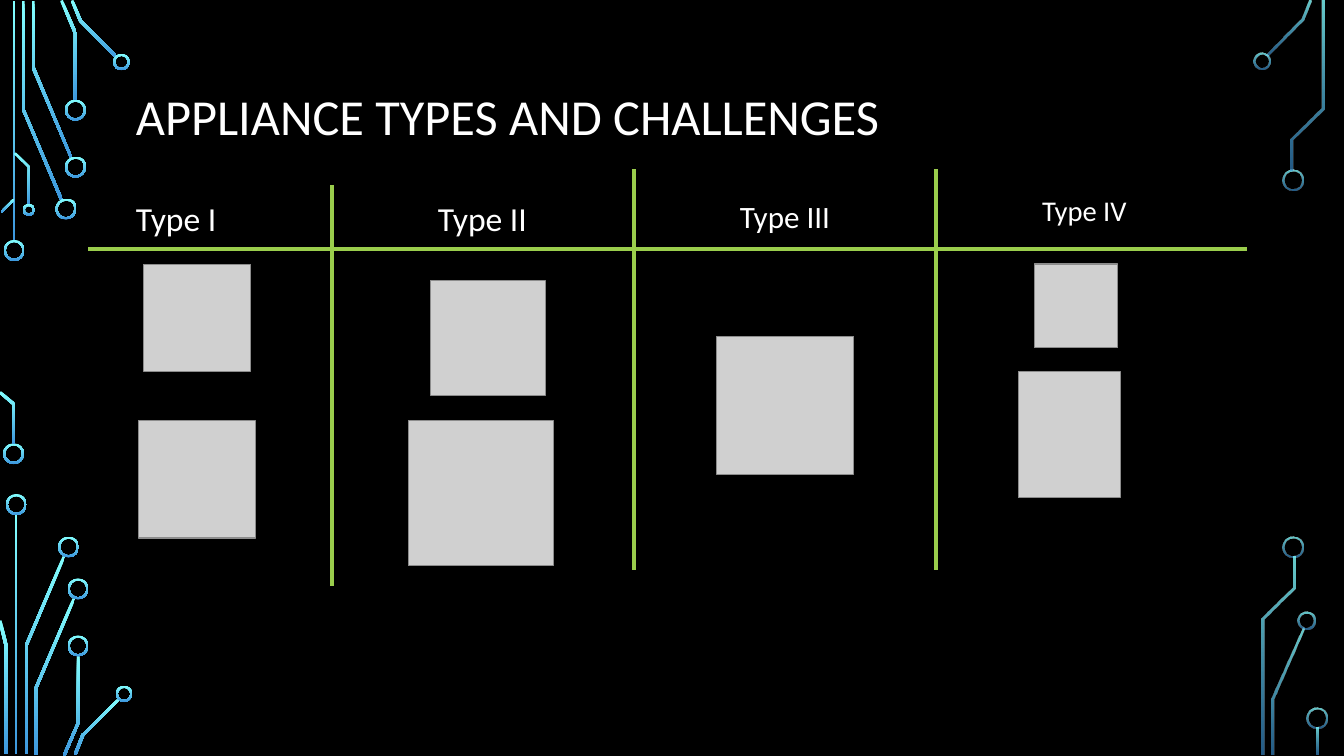
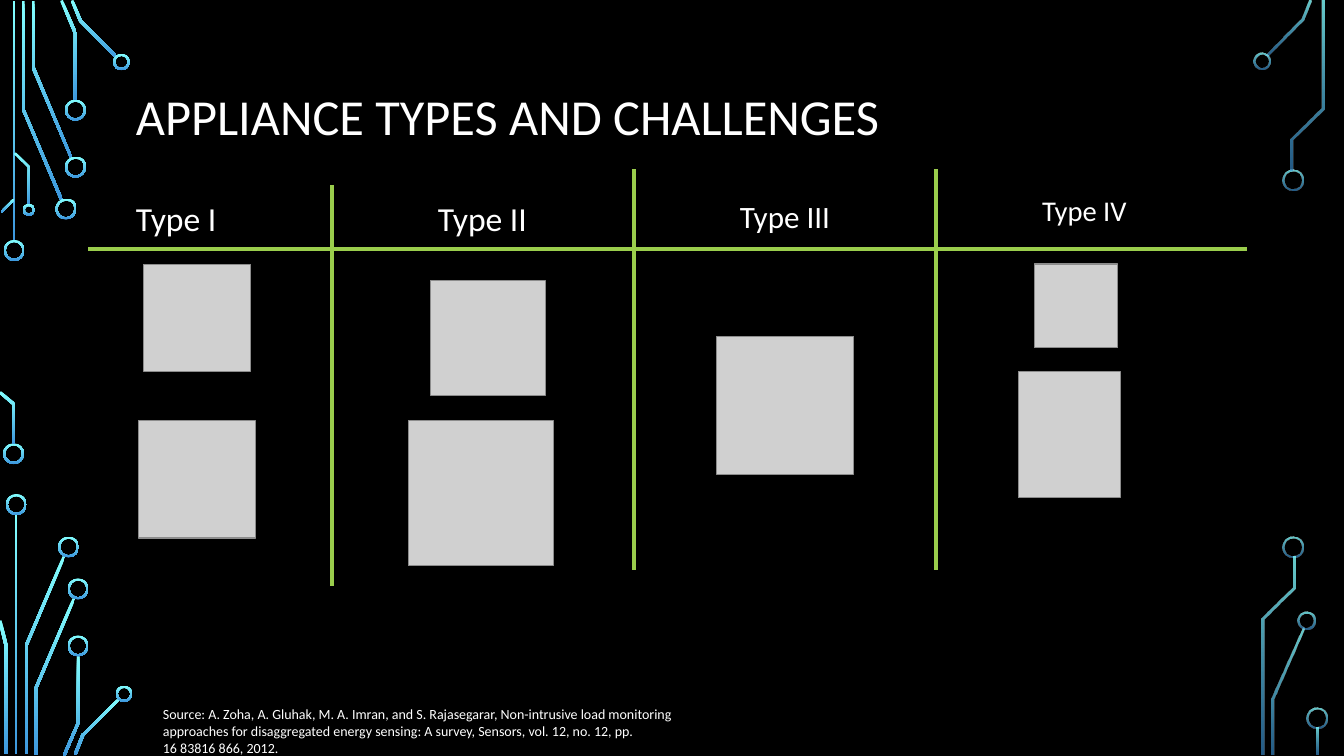
Before and after one commit to RuneHeick/Speciale, a slide deck: slide 11 of Præsentation/presentation.pptx (slide 10 before the commit). Drawn at 1344x756 pixels with LibreOffice and Linux fonts; fonts in the diff are those of the drawing; grey boxes stand for pictures; background and template pictures are left out. Boxes give left, top, right and bottom in pixels: in the first picture for what was removed or moved away, otherwise in the second. Text is boxed around its words. In the diff, an @@ line names an element or a change of style, - is before the commit and + after.

```diff
--- a/Præsentation/presentation.pptx
+++ b/Præsentation/presentation.pptx
@@ text added at <box>163,709,671,755</box>, 10 pt, text #FFFFFF @@
+Source: A. Zoha, A. Gluhak, M. A. Imran, and S. Rajasegarar, Non-intrusive load monitoring
+approaches for disaggregated energy sensing: A survey, Sensors, vol. 12, no. 12, pp.
+16 83816 866, 2012.
```
Also in this commit, not shown: 13 other slides changed, 2 slides added, 1 slide removed, 1 other file.
